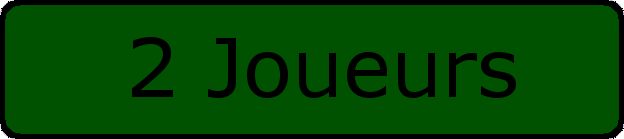
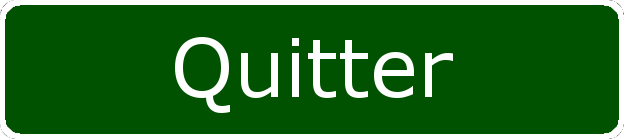
Revision of a layered 624px x 139px image; what changed, layer by layer:
renamed "2 Joueurs" to "Qui...", painted on it over <box>132,37,516,113</box>
painted on "Calque Copié" over <box>0,0,624,139</box>
